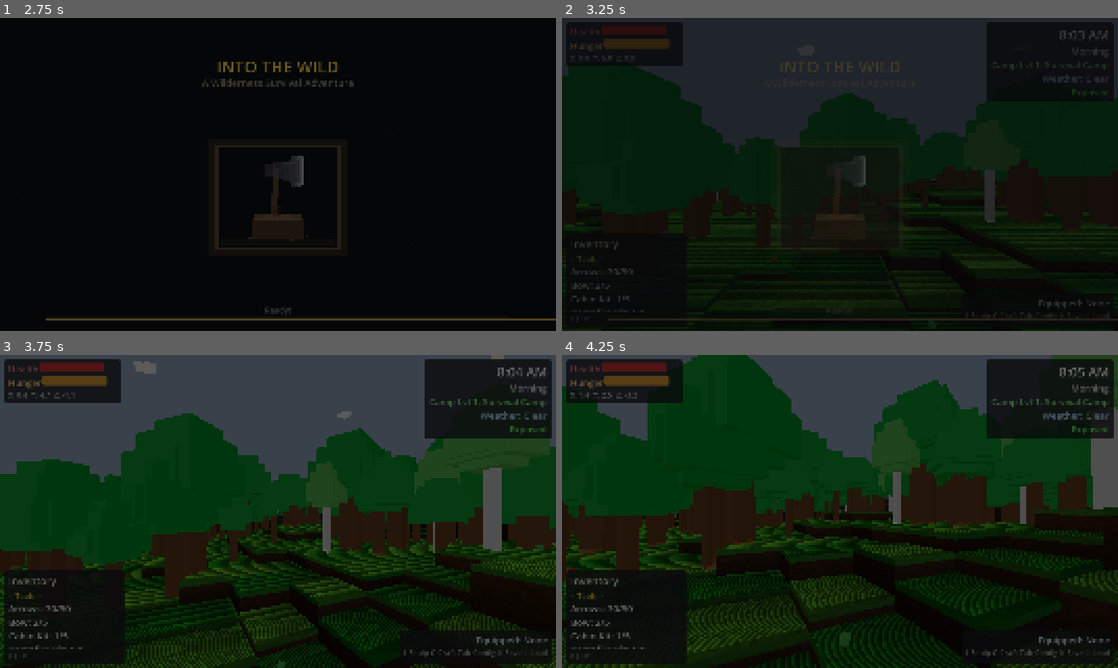
Above: before the commit, frames 1-4 (two rows, left to right).
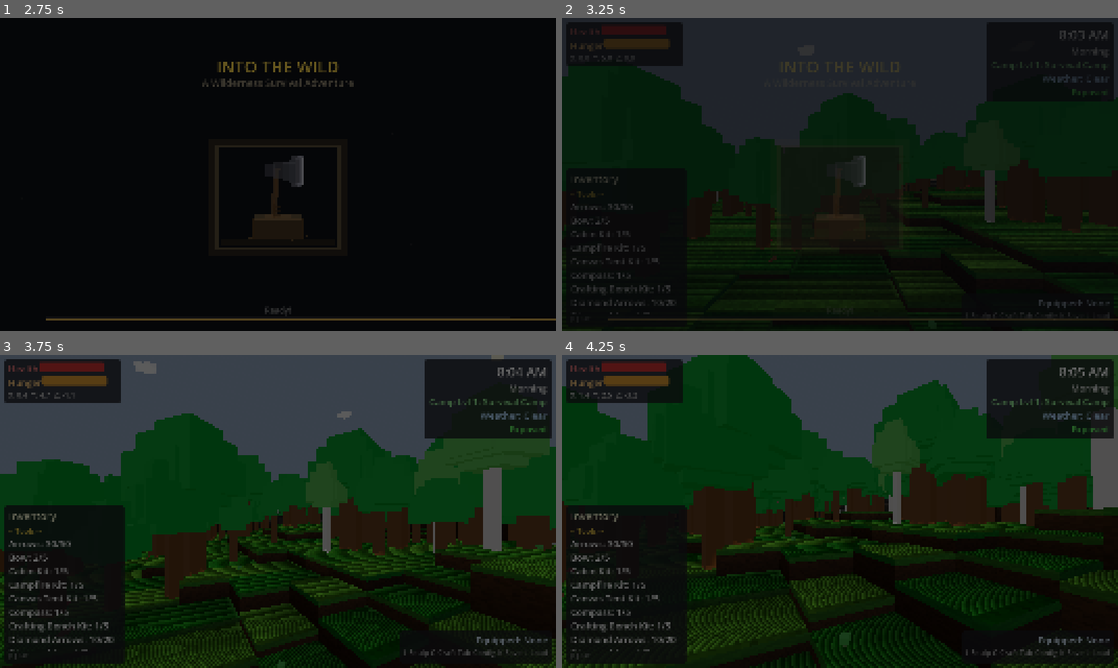
Above: after the commit, the same moments.

Repository: adchamberlain/into-the-wild
Game: Godot game, scene res://scenes/main.tscn
Same seed, same stepped clock (60 frames per second), same inputs: the game is played once before the commit and once after it.
Inputs (mouse positions are in pixels of both pictures, inside the frame that each line leads up to):
- Up to frame 1 (2.75 s): tap Enter at 0.5, 2 s; move the mouse to (305, 174) at 0.52 s; hold C (crouch) 0.53-1.28 s; hold W (move_forward) from 0.53 s (still down); click (305, 174) at 0.67 s; tap Space (jump) at 0.77, 1.07, 1.25, 1.52, 1.82 s; move the mouse to (250, 174) at 1.27 s; tap T (cycle_ammo) at 1.35 s; move the mouse to (289, 168) at 2.02 s; hold F (eat) from 2.03 s (still down)
- Up to frame 2 (3.25 s): keep holding W (move_forward); move the mouse to (834, 180) at 2.77 s; release F (eat) at 2.78 s; tap E (interact) at 2.85 s; click (834, 180) at 2.92 s; tap Space (jump) at 3.02 s
- Up to frame 3 (3.75 s): keep holding W (move_forward); tap Space (jump) at 3.32 s; move the mouse to (316, 514) at 3.52 s; hold M (move_structure) from 3.53 s (still down)
- Up to frame 4 (4.25 s): keep holding W (move_forward); keep holding M (move_structure); tap Space (jump) at 3.77, 4.07 s

Frame 1 is identical in both runs. In frame 2, 1.0% of the frame differs, in the area x 0-22%, y 50-95%; in frame 3, 4.8%, in the area x 0-23%, y 48-95%; in frame 4, 3.0%.

Commit message:
Increase inventory panel height from 400px to 680px
The scroll container fix made the panel too small. Increase height so
~15 items are visible before scrolling, using more of the left side.

Co-Authored-By: Claude Opus 4.6 <noreply@anthropic.com>

Diff:
--- a/scenes/ui/hud.tscn
+++ b/scenes/ui/hud.tscn
@@ -285,7 +285,7 @@
 anchor_top = 1.0
 anchor_bottom = 1.0
 offset_left = 20.0
-offset_top = -420.0
+offset_top = -700.0
 offset_right = 400.0
 offset_bottom = -20.0
 grow_vertical = 0
